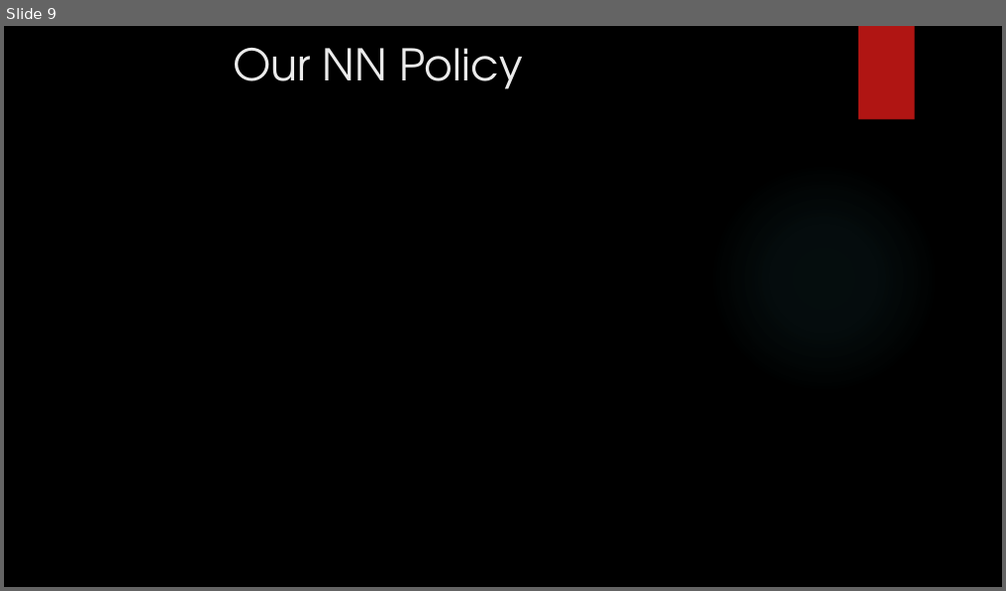
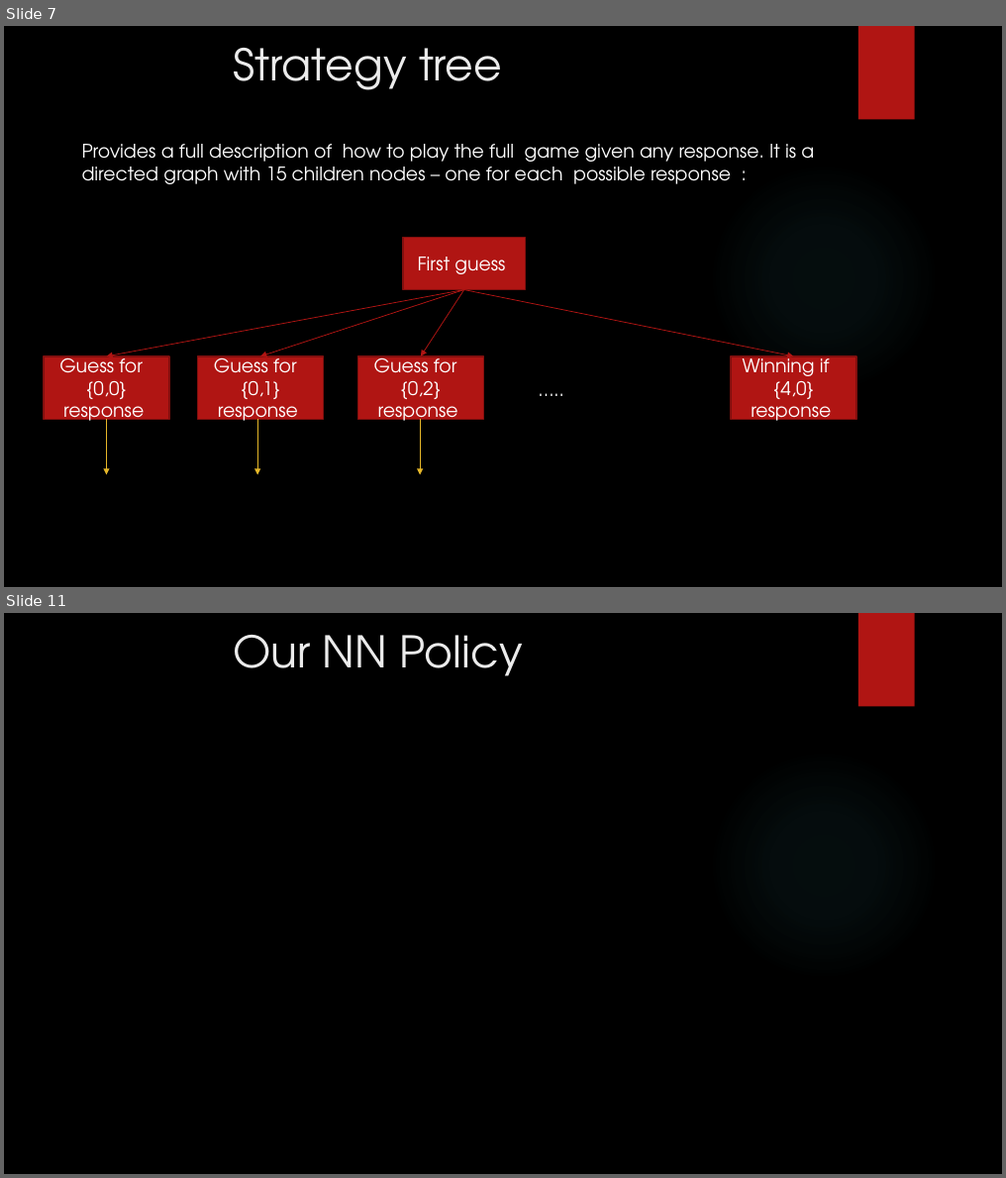
Before and after one commit to gilsh2/final_ai_project, a slide deck: ai_final_project_mastermind.pptx. Shown one above the other, each under a label of ours: slide 9 before the commit, slides 7 and 11 after it; the slides between them are not shown. The pictures are 1006x591 and 1006x1178 pixels, drawn with LibreOffice and Linux fonts; fonts in the diff are those of the drawing; background and template pictures are left out. Boxes give left, top, right and bottom in pixels: in the first picture for what was removed or moved away, otherwise in the second. Text is boxed around its words. In the diff, an @@ line names an element or a change of style, - is before the commit and + after.

```diff
--- a/ai_final_project_mastermind.pptx
+++ b/ai_final_project_mastermind.pptx
@@ slide 7 added at box(4, 26, 1002, 587), background picture (left out); not listed: 2 template elements that a slide beside it also shows @@
@@ text added at box(233, 48, 502, 90), 42 pt, text #EBEBEB @@
+Strategy tree
@@ text added at box(82, 144, 814, 184), 18 pt, text #FFFFFF @@
+Provides a full description of how to play the full game given any response. It is a directed graph with 15 children nodes – one for each possible response :
@@ rectangle added at box(403, 238, 525, 290), fill #B01513, outline #82100E 1.5 pt, 18 pt, text #FFFFFF @@
+First guess
@@ arrow added from (464, 290) to (107, 357), #B01513 0.75 pt @@
@@ arrow added from (464, 290) to (260, 357), #B01513 0.75 pt @@
@@ arrow added from (464, 290) to (421, 357), #B01513 0.75 pt @@
@@ arrow added from (464, 290) to (794, 357), #B01513 0.75 pt @@
@@ rectangle added at box(44, 357, 169, 420), fill #B01513, outline #82100E 1.5 pt, 18 pt, text #FFFFFF @@
+Guess for
+{0,0} response
@@ rectangle added at box(198, 357, 324, 420), fill #B01513, outline #82100E 1.5 pt, 18 pt, text #FFFFFF @@
+Guess for
+{0,1} response
@@ rectangle added at box(358, 357, 484, 420), fill #B01513, outline #82100E 1.5 pt, 18 pt, text #FFFFFF @@
+Guess for
+{0,2} response
@@ text added at box(531, 374, 759, 405), 18 pt, text #FFFFFF @@
+…..
@@ rectangle added at box(731, 357, 856, 420), fill #B01513, outline #82100E 1.5 pt, 18 pt, text #FFFFFF @@
+Winning if
+{4,0} response
@@ arrow added from (107, 420) to (107, 475), #E6B729 0.75 pt @@
@@ arrow added from (257, 420) to (257, 475), #E6B729 0.75 pt @@
@@ arrow added from (420, 420) to (420, 475), #E6B729 0.75 pt @@
@@ what was slide 9 is now slide 11 @@
```
Also in this commit, not shown: 3 slides changed, 3 other slides added, 2 slides removed.
